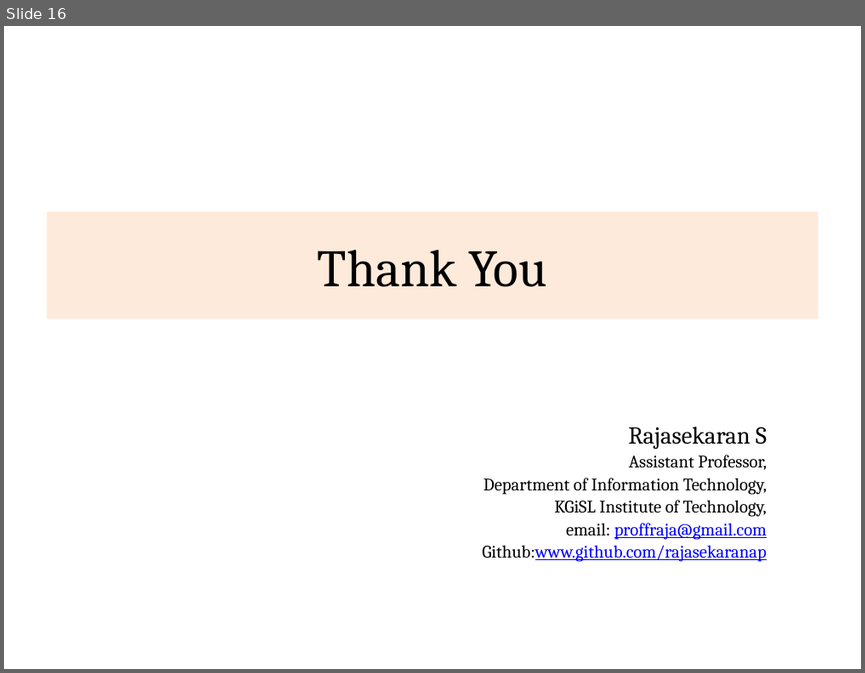
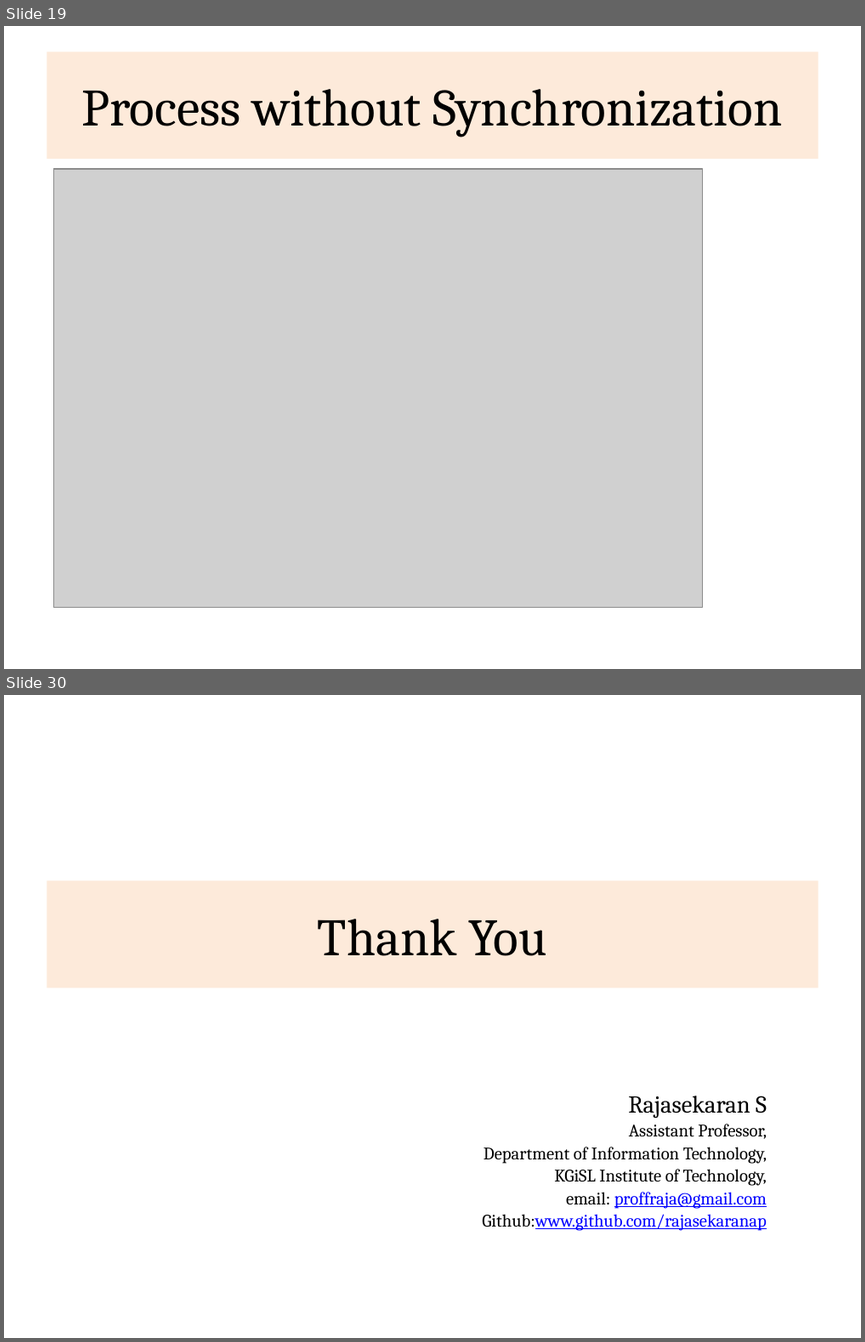
Before and after one commit to rajasekaran36/CS8392-OOPS, a slide deck: Slides/Unit 4/CS8392-U4-Multithreading.pptx. Shown one above the other, each under a label of ours: slide 16 before the commit, slides 19 and 30 after it; the slides between them are not shown. The pictures are 865x673 and 865x1342 pixels, drawn with LibreOffice and Linux fonts; fonts in the diff are those of the drawing; grey boxes stand for pictures. Boxes give left, top, right and bottom in pixels: in the first picture for what was removed or moved away, otherwise in the second. Text is boxed around its words. In the diff, an @@ line names an element or a change of style, - is before the commit and + after.

```diff
--- a/Slides/Unit 4/CS8392-U4-Multithreading.pptx
+++ b/Slides/Unit 4/CS8392-U4-Multithreading.pptx
@@ slide 19 added at bbox=[4, 26, 861, 669], background #FFFFFF @@
@@ title added at bbox=[46, 52, 818, 159], fill #FDEADA, 44 pt, text #000000 @@
+Process without Synchronization
@@ picture added at bbox=[53, 169, 702, 607] @@
@@ what was slide 16 is now slide 30 @@
```
Also in this commit, not shown: 13 other slides added, 29 other files.
